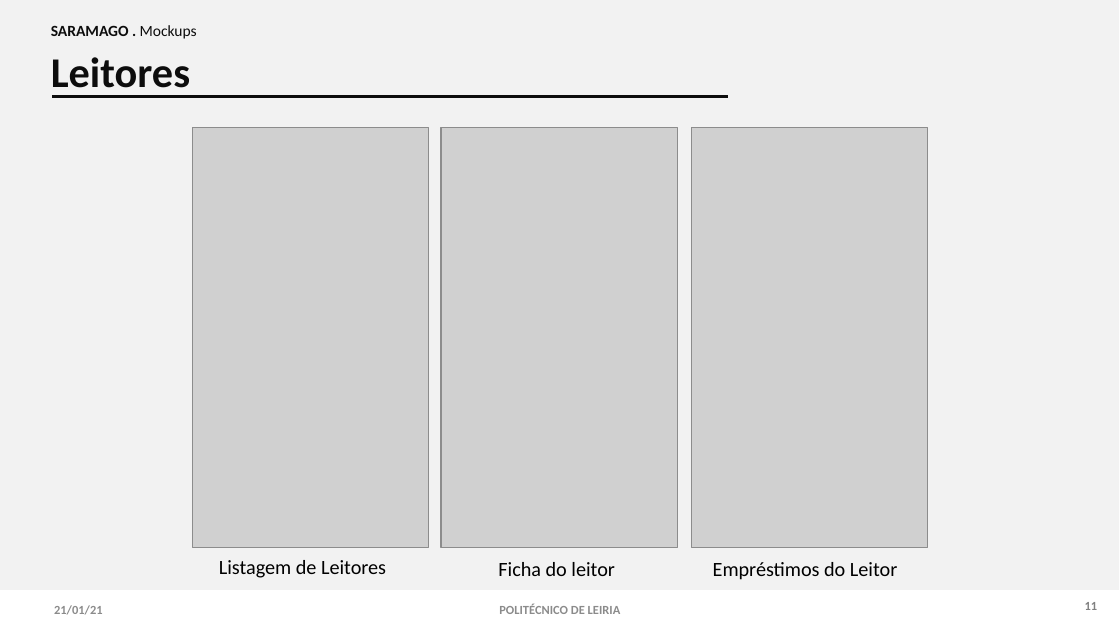
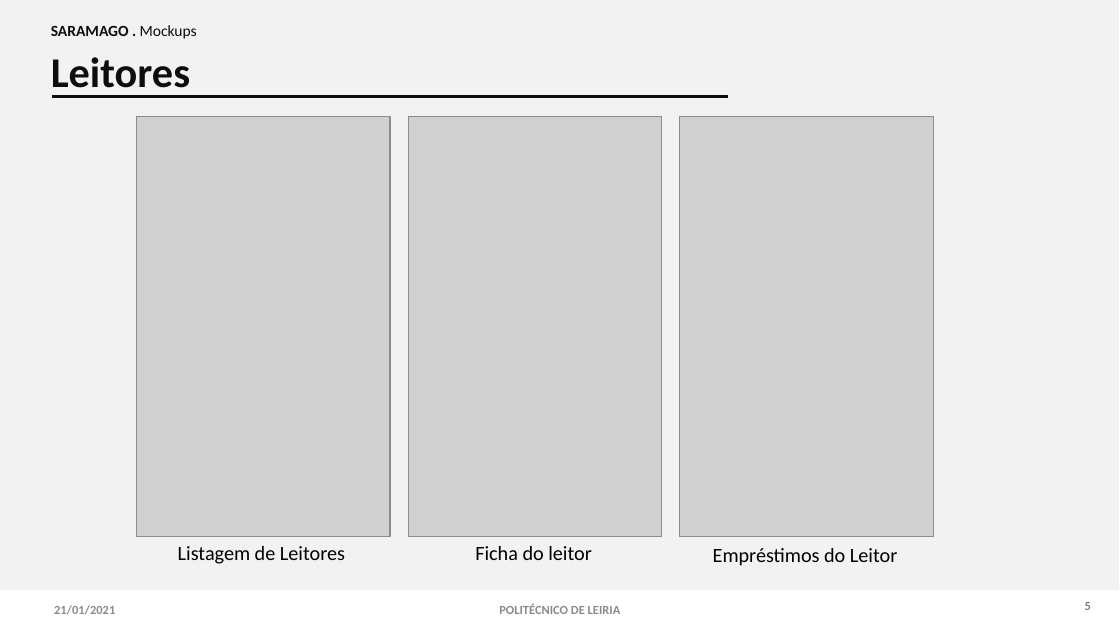
Before and after one commit to 2180622/IPL_PSI_ProjetoFinal_SARAMAGO, a slide deck: slide 6 of Documentacao/Android/IPL_AMSI_Relatorio.pptx. Drawn at 1120x630 pixels with LibreOffice and Linux fonts; fonts in the diff are those of the drawing; grey boxes stand for pictures. Boxes give left, top, right and bottom in pixels: in the first picture for what was removed or moved away, otherwise in the second. Text is boxed around its words. In the diff, an @@ line names an element or a change of style, - is before the commit and + after.

```diff
--- a/Documentacao/Android/IPL_AMSI_Relatorio.pptx
+++ b/Documentacao/Android/IPL_AMSI_Relatorio.pptx
@@ picture: place and size @@
-picture at bbox=[193, 128, 429, 548]
+picture at bbox=[137, 116, 391, 536]
@@ picture: place and size @@
-picture at bbox=[441, 128, 678, 548]
+picture at bbox=[408, 116, 661, 536]
@@ picture: place and size @@
-picture at bbox=[691, 128, 927, 548]
+picture at bbox=[680, 116, 934, 536]
@@ text "Listagem de Leitores": place and size @@
-text "Listagem de Leitores" at bbox=[219, 560, 386, 578]
+text "Listagem de Leitores" at bbox=[178, 546, 345, 564]
@@ text "Ficha do leitor": place and size @@
-text "Ficha do leitor" at bbox=[498, 562, 615, 576]
+text "Ficha do leitor" at bbox=[475, 546, 592, 560]
@@ text "Empréstimos do Leitor": place and size @@
-text "Empréstimos do Leitor" at bbox=[713, 562, 897, 580]
+text "Empréstimos do Leitor" at bbox=[713, 548, 897, 566]
@@ text at bbox=[54, 605, 115, 614]: text changed @@
-21/01/21
+21/01/2021
@@ text at bbox=[1085, 602, 1091, 610]: text changed @@
-11
+5
```
Also in this commit, not shown: 9 other slides changed, 2 slides added, 3 other files.
